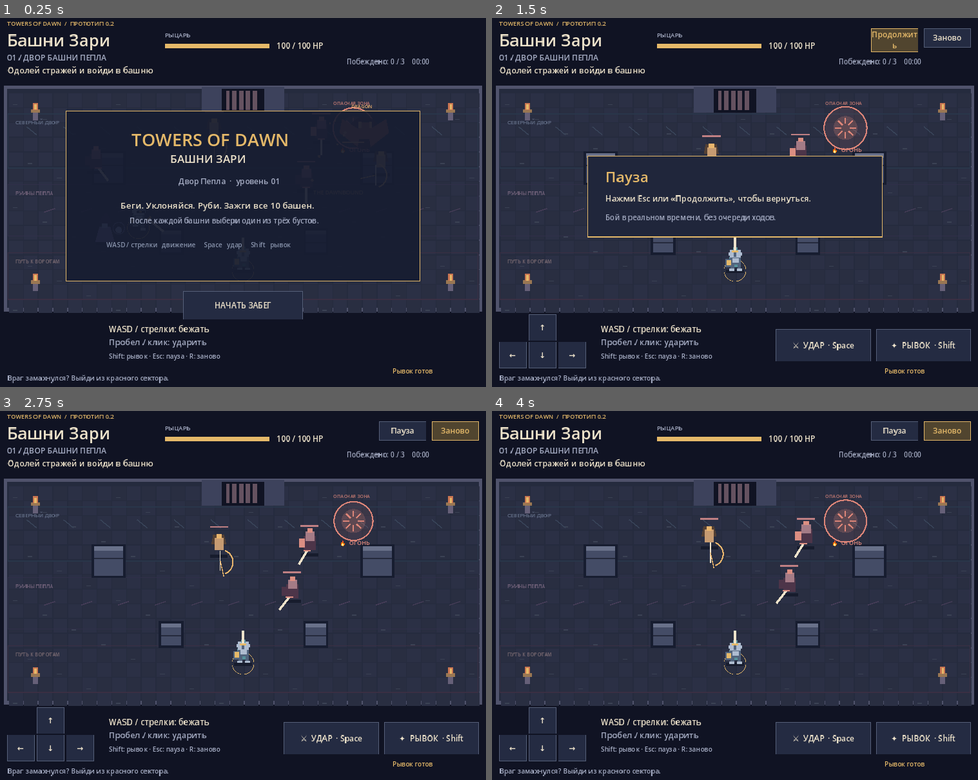
Above: before the commit, frames 1-4 (two rows, left to right).
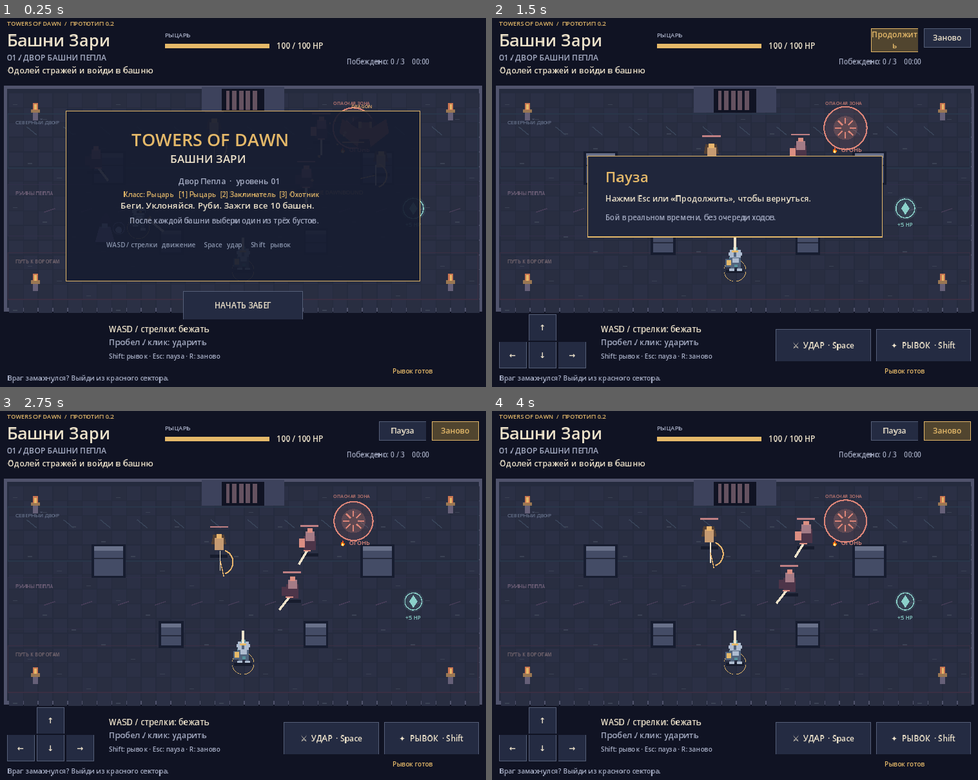
Above: after the commit, the same moments.

Repository: mukhacheva01/dungeon-of-fate
Game: Godot game, scene res://scenes/action_battle.tscn
Two runs of this game, one before a commit and one after it. Both use one fixed random seed, a clock stepped at 60 frames per second and the inputs below.
Inputs:
- Up to frame 1 (0.25 s): no input
- Up to frame 2 (1.5 s): click "НАЧАТЬ ЗАБЕГ" at 0.5 s; click "Пауза" at 1.25 s
- Up to frame 3 (2.75 s): click "Заново" at 2 s
- Up to frame 4 (4 s): click "Заново" at 2.75 s; click "Заново" at 3.5 s

The runs differ from the first frame. In frame 1, 0.3% of the frame differs, in the area x 25-88%, y 46-57%; in frame 2, less than 0.1%; in frame 3, less than 0.1%; in frame 4, less than 0.1%.

Commit message:
Add class attacks dragon phases and healing pickups

Diff:
--- a/scripts/action_battle.gd
+++ b/scripts/action_battle.gd
@@ -11,6 +11,7 @@
 const MUTED := Color("a6adc4")
 var player := Vector2(560, 565)
 var facing := Vector2.UP
+var class_id := "knight"
 var hp := 100
 var max_hp := 100
 var enemies: Array[Dictionary] = []
@@ -41,6 +42,8 @@
 var boost_choices: Array[String] = []
 var choosing_boost := false
 var traps: Array[Dictionary] = []
+var healing_pickups: Array[Dictionary] = []
+var heal_message_left := 0.0
 var trap_message := ""
 var trap_message_left := 0.0
 var dragon := false
@@ -89,6 +92,7 @@
 	hp = max_hp if level == 1 else clampi(hp + (max_hp - previous_max_hp), 1, max_hp)
 	enemies.clear()
 	traps.clear()
+	healing_pickups.clear()
 	var scale := 1.0 + (level - 1) * 0.14
 	dragon = level == max_level
 	if dragon:
@@ -106,6 +110,9 @@
 	for i in range(mini(1 + int((level - 1) / 2), 5)):
 		var trap_positions := [Vector2(320, 255), Vector2(800, 255), Vector2(320, 535), Vector2(800, 535), Vector2(560, 430)]
 		traps.append({"pos": trap_positions[(i + level) % trap_positions.size()], "kind": ["fire", "ice", "spike"][i % 3], "armed": true, "flash": 0.0})
+	var heal_positions := [Vector2(170, 430), Vector2(930, 430), Vector2(560, 260)]
+	for i in range(1 + int(level / 4)):
+		healing_pickups.append({"pos": heal_positions[(i + level) % heal_positions.size()], "active": true, "pulse": i})
 	slash_left = 0
 	slash_cd = 0
 	dash_left = 0
@@ -147,8 +154,23 @@
 func make_enemy(pos: Vector2, title: String, health: int, speed: float, kind: String = "guard") -> Dictionary:
 	return {"pos": pos, "name": title, "kind": kind, "hp": health, "max_hp": health, "speed": speed, "face": Vector2.DOWN, "state": "chase", "timer": 0.0, "flash": 0.0, "moving": false, "phase": 1}
 
+func get_class_name() -> String:
+	return {"knight":"Рыцарь", "spellcaster":"Заклинатель", "hunter":"Охотник"}.get(class_id, "Рыцарь")
+
+func choose_class(next_class: String) -> void:
+	if next_class in ["knight", "spellcaster", "hunter"] and not started:
+		class_id = next_class
+		max_hp = max_hp_value()
+		hp = max_hp
+		queue_redraw()
+
 func max_hp_value() -> int:
-	return 100 + (20 if "vitality" in boosts else 0)
+	var base := 100
+	if class_id == "spellcaster":
+		base = 82
+	elif class_id == "hunter":
+		base = 92
+	return base + (20 if "vitality" in boosts else 0)
 
 func create_buttons() -> void:
 	for key in ["left", "up", "down", "right", "attack", "dash", "boost1", "boost2", "boost3", "pause", "restart", "start"]:
@@ -237,6 +259,10 @@
 			if not found:
 				touch_fingers.erase(event.index)
 	elif event is InputEventKey and event.pressed and not event.echo:
+		if not started:
+			if event.physical_keycode == KEY_1: choose_class("knight")
+			elif event.physical_keycode == KEY_2: choose_class("spellcaster")
+			elif event.physical_keycode == KEY_3: choose_class("hunter")
 		if event.physical_keycode == KEY_ESCAPE:
 			toggle_pause()
 		elif event.physical_keycode == KEY_R:
@@ -307,6 +333,7 @@
 		if finished:
 			break
 	check_traps()
+	check_healing_pickups()
 	if not finished and living_enemies() == 0 and player.distance_to(PORTAL) < 46:
 		if level >= max_level:
 			finished = true
@@ -371,6 +398,17 @@
 		trap_message_left = 2.0
 		floaters.append({"pos": trap.pos + Vector2(-58, -28), "text": "ЛОВУШКА", "life": 0.9, "color": Color("ee9b8b")})
 
+func check_healing_pickups() -> void:
+	if hp >= max_hp:
+		return
+	for pickup in healing_pickups:
+		if pickup.active and player.distance_to(pickup.pos) <= 25:
+			var old_hp := hp
+			hp = mini(max_hp, hp + 5)
+			pickup.active = false
+			heal_message_left = 1.2
+			floaters.append({"pos": pickup.pos + Vector2(-24, -28), "text": "+%d HP" % (hp - old_hp), "life": 0.9, "color": Color("8bd1ca")})
+
 func valid_position(point: Vector2, radius: float) -> bool:
 	if not FIELD.grow(-radius).has_point(point):
 		return false
@@ -404,14 +442,18 @@
 		if enemy.hp <= 0:
 			continue
 		var offset: Vector2 = enemy.pos - player
-		if offset.length() <= REACH and (offset.length() < 1 or facing.dot(offset.normalized()) > 0.15) and clear_line(player, enemy.pos):
-			var hit_damage := 22 + (8 if "blade" in boosts else 0) + (8 if "flame" in boosts else 0)
+		var attack_range: float = 87.0 if class_id == "knight" else (260.0 if class_id == "spellcaster" else 210.0)
+		var cone_ok: bool = offset.length() < 1 or facing.dot(offset.normalized()) > (-0.2 if class_id != "knight" else 0.15)
+		if offset.length() <= attack_range and cone_ok and clear_line(player, enemy.pos):
+			var hit_damage: int = (22 if class_id == "knight" else (30 if class_id == "spellcaster" else 18)) + (8 if "blade" in boosts else 0) + (8 if "flame" in boosts else 0)
 			var critical := rng.randf() < 0.15
 			if critical:
 				hit_damage = roundi(hit_damage * 1.75)
 				criticals += 1
 				last_hit_was_critical = true
 			enemy.hp = maxi(0, enemy.hp - hit_damage)
+			if class_id == "hunter" and enemy.hp > 0:
+				enemy.hp = maxi(0, enemy.hp - 9)
 			enemy.flash = 0.22
 			enemy.pos = move_body(enemy.pos, offset.normalized() * 14, 16)
 			floaters.append({"pos": enemy.pos + Vector2(-8, -52), "text": ("КРИТ! %d" % hit_damage) if critical else str(hit_damage), "life": 0.9 if critical else 0.65, "color": Color("f5c66e") if critical else GOLD})
@@ -440,7 +482,16 @@
 	if enemy.state == "windup":
 		if enemy.timer <= 0:
 			if offset.length() < 76 and (offset.length() < 1 or enemy.face.dot(offset.normalized()) > 0.25) and clear_line(enemy.pos, player):
-				damage_player(maxi(3, 14 + (4 if dragon and enemy.phase >= 2 else 0) + (6 if dragon and enemy.phase >= 3 else 0) - (4 if "armor" in boosts else 0)))
+				var dragon_crit: bool = dragon and rng.randf() < (0.12 + 0.08 * enemy.phase)
+				var base_damage: int = 14 + (4 if dragon and enemy.phase >= 2 else 0) + (6 if dragon and enemy.phase >= 3 else 0)
+				if dragon_crit:
+					base_damage = roundi(base_damage * 1.6)
+					floaters.append({"pos": player + Vector2(-30, -70), "text": "ДРАКОН КРИТ!", "life": 0.9, "color": Color("f08f72")})
+				damage_player(base_damage)
+				if dragon and enemy.phase >= 2:
+					for pickup in healing_pickups:
+						if pickup.active and pickup.pos.distance_to(player) < 150:
+							pickup.active = false
 			enemy.state = "recover"
 			enemy.timer = 0.7
 		return
@@ -508,7 +559,7 @@
 	text_at("TOWERS OF DAWN  /  ПРОТОТИП 0.2", Vector2(48, 32), 13, GOLD)
 	text_at("Башни Зари", Vector2(48, 77), 36)
 	text_at("%02d / %s" % [level, "СЕРДЦЕ ДРАКОНА" if dragon else "ДВОР БАШНИ ПЕПЛА"], Vector2(48, 108), 17, Color("eaa46b") if dragon else MUTED)
-	text_at("РЫЦАРЬ", Vector2(390, 58), 13, MUTED)
+	text_at(get_class_name().to_upper(), Vector2(390, 58), 13, GOLD if class_id != "knight" else MUTED)
 	rect(390, 71, 228, 10, Color("34394f"))
 	rect(390, 71, 228.0 * hp / max_hp, 10, GOLD if hp > max_hp * 0.3 else Color("dc8578"))
 	text_at("%d / %d HP" % [hp, max_hp], Vector2(633, 82), 17)
@@ -557,6 +608,7 @@
 		text_at("TOWERS OF DAWN", Vector2(318, 294), 38, GOLD)
 		text_at("БАШНИ ЗАРИ", Vector2(402, 331), 24, PAPER)
 		text_at("Двор Пепла  ·  уровень 01", Vector2(420, 377), 17, MUTED)
+		text_at("Класс: %s   [1] Рыцарь  [2] Заклинатель  [3] Охотник" % get_class_name(), Vector2(300, 405), 15, GOLD)
 		text_at("Беги. Уклоняйся. Руби. Зажги все 10 башен.", Vector2(294, 431), 19, PAPER)
 		text_at("После каждой башни выбери один из трёх бустов.", Vector2(313, 462), 16, MUTED)
 		text_at("WASD / стрелки   движение     Space   удар     Shift   рывок", Vector2(263, 514), 14, Color("8792aa"))
@@ -630,6 +682,14 @@
 		draw_rect(wall, Color("444c66"))
 		draw_rect(Rect2(wall.position, Vector2(wall.size.x, 9)), Color("69718a"))
 		draw_line(wall.position + Vector2(0, 27), wall.position + Vector2(wall.size.x, 27), Color("252a3d"), 3)
+	for pickup in healing_pickups:
+		if pickup.active:
+			var heal_pos: Vector2 = pickup.pos
+			var heal_pulse := 1.0 + sin(time * 5.0 + pickup.pulse) * 0.12
+			draw_circle(heal_pos, 24 * heal_pulse, Color("8bd1ca", 0.12))
+			draw_arc(heal_pos, 20 * heal_pulse, 0, TAU, 16, Color("8bd1ca"), 2)
+			draw_colored_polygon(PackedVector2Array([heal_pos + Vector2(0, -14), heal_pos + Vector2(9, 0), heal_pos + Vector2(0, 14), heal_pos + Vector2(-9, 0)]), Color("8bd1ca"))
+			text_at("+5 HP", heal_pos + Vector2(-18, 40), 12, Color("8bd1ca"))
 	for trap in traps:
 		var tp: Vector2 = trap.pos
 		var trap_color := Color("dc8578") if trap.kind == "fire" else (Color("81b4c4") if trap.kind == "ice" else Color("c4a06b"))
--- a/tests/test_action.gd
+++ b/tests/test_action.gd
@@ -15,6 +15,21 @@
 	await process_frame
 	battle.start_run()
 	check(battle.started and battle.hp == 100 and battle.max_hp == 100 and battle.living_enemies() == 3, "Initial state")
+	battle.started = false
+	battle.choose_class("spellcaster")
+	check(battle.class_id == "spellcaster" and battle.max_hp == 82 and battle.hp == 82, "Spellcaster class HP")
+	battle.start_run()
+	battle.damage_player(20)
+	var damaged_hp: int = battle.hp
+	battle.healing_pickups.clear(); battle.healing_pickups.append({"pos": battle.player, "active": true, "pulse": 0})
+	battle.check_healing_pickups()
+	check(battle.hp == damaged_hp + 5 and battle.hp <= battle.max_hp, "Healing pickup restores exactly five")
+	battle.invulnerable = 0
+	battle.damage_player(1000)
+	check(battle.hp == 0 and battle.finished and battle.hp <= battle.max_hp, "HP floor and defeat")
+	battle.started = false
+	battle.choose_class("knight")
+	battle.restart(); battle.start_run()
 	battle.boosts.clear(); battle.boosts.append("vitality")
 	battle.level = 2
 	battle.begin_level()
@@ -37,7 +52,16 @@
 		check(enemy.has("kind") and enemy.kind in ["guard", "sentinel", "archer", "mage", "golem", "shade"], "Enemy has a pixel-art kind")
 	battle.level = 10
 	battle.begin_level()
-	check(battle.enemies[0].kind == "dragon", "Dragon has dedicated sprite set")
+	check(battle.enemies[0].kind == "dragon" and battle.enemies[0].max_hp > 700, "Dragon has dedicated sprite set and high HP")
+	battle.enemies[0].hp = battle.enemies[0].max_hp
+	battle.update_enemy(battle.enemies[0], 0.01)
+	check(battle.enemies[0].phase == 1, "Dragon phase one")
+	battle.enemies[0].hp = roundi(battle.enemies[0].max_hp * 0.5)
+	battle.update_enemy(battle.enemies[0], 0.01)
+	check(battle.enemies[0].phase == 2, "Dragon phase two")
+	battle.enemies[0].hp = roundi(battle.enemies[0].max_hp * 0.2)
+	battle.update_enemy(battle.enemies[0], 0.01)
+	check(battle.enemies[0].phase == 3, "Dragon phase three")
 	battle.enemies.clear()
 	var start: Vector2 = battle.player
 	battle.step(0.1, Vector2.RIGHT)
